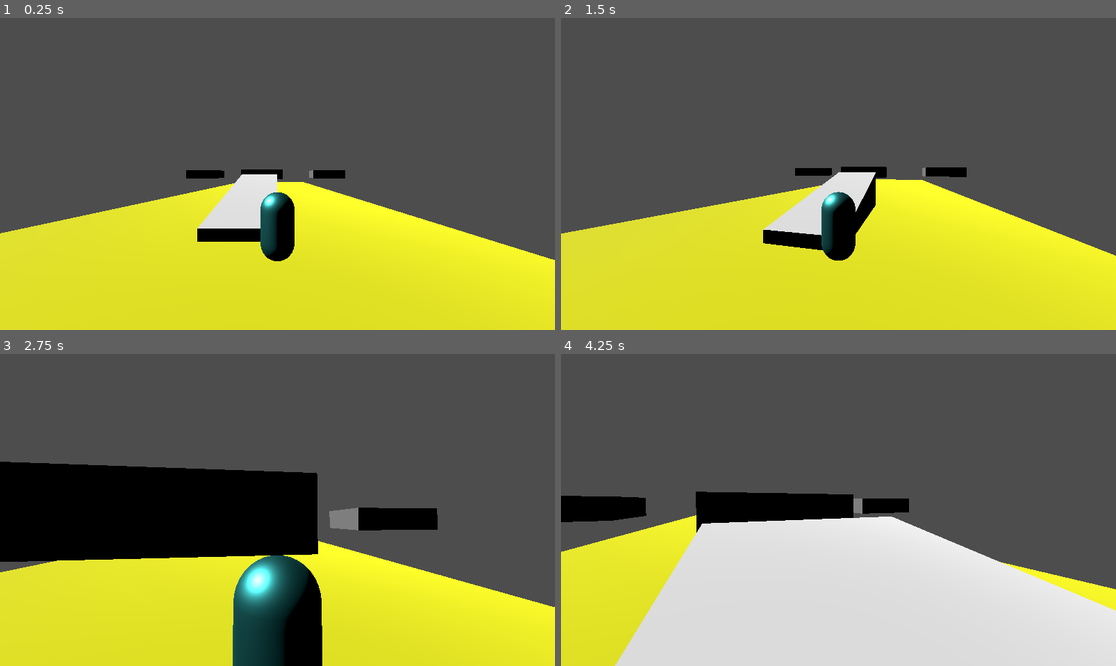
Above: before the commit, frames 1-4 (two rows, left to right).
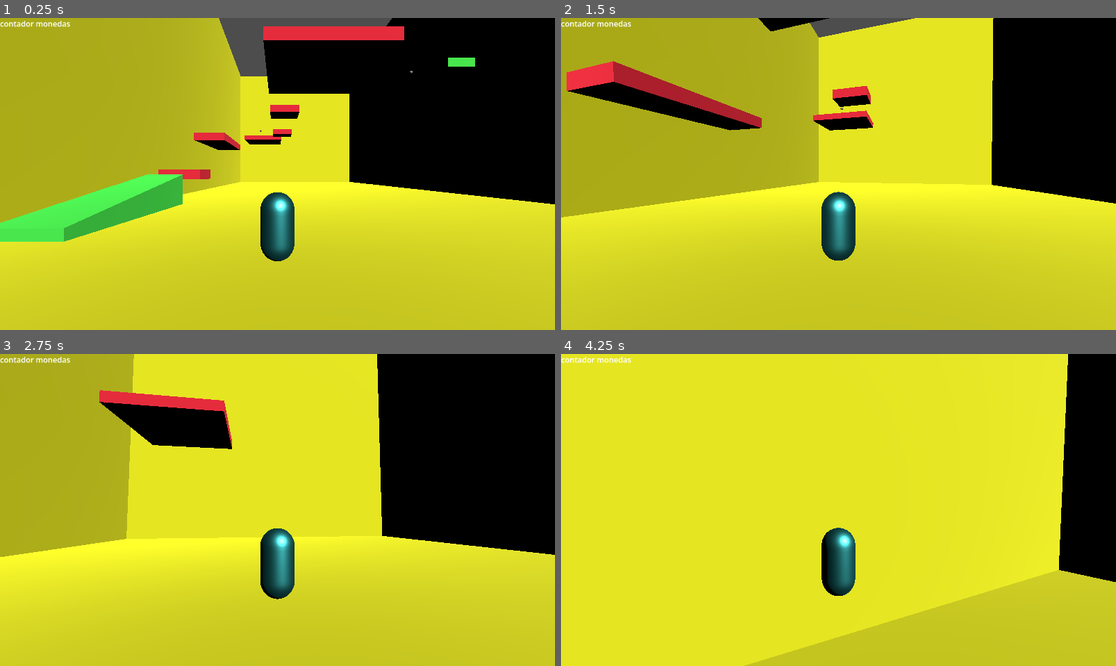
Above: after the commit, the same moments.

Repository: AdrielSRamz/ActividadMovimiento3D
Game: Godot game, scene res://Mundo/Mundo.tscn
Same seed, same stepped clock (60 frames per second), same inputs: the game is played once before the commit and once after it. The project has no main scene, so this scene is started directly.
Inputs (mouse positions are in pixels of both pictures, inside the frame that each line leads up to):
- Up to frame 1 (0.25 s): no input
- Up to frame 2 (1.5 s): tap Enter at 0.5 s; move the mouse to (866, 174) at 0.52 s; hold W (adelante) from 0.53 s (still down); tap Shift (dash) at 0.6, 1.35 s; tap Space (salto) at 0.77 s; move the mouse to (810, 174) at 1.27 s
- Up to frame 3 (2.75 s): keep holding W (adelante); tap Space (salto) at 1.52 s; move the mouse to (288, 503) at 2.02 s; tap Shift (dash) at 2.1 s
- Up to frame 4 (4.25 s): keep holding W (adelante); move the mouse to (832, 516) at 2.77 s; tap Shift (dash) at 2.85, 3.6 s; tap Space (salto) at 3.02, 3.77 s; move the mouse to (877, 513) at 3.52 s

The runs differ from the first frame. In frame 1, 76% of the frame differs, in the area x 0-100%, y 0-100%; in frame 2, 69%; in frame 3, 83%; in frame 4, 93%.

Commit message:
pick moneda, restart

Diff:
--- a/actividad-movimiento-3d/Moneda/moneda.gd
+++ b/actividad-movimiento-3d/Moneda/moneda.gd
@@ -3,5 +3,5 @@
 
 func _on_area_3d_body_entered(body: Node3D) -> void:
 	if body.is_in_group("player"):
-		body.get_parent().aumentar_moneda()
+		body.get_parent().aumentar_monedas()
 	queue_free()
--- a/actividad-movimiento-3d/Mundo/Mundo.tscn
+++ b/actividad-movimiento-3d/Mundo/Mundo.tscn
@@ -3,14 +3,18 @@
 [ext_resource type="PackedScene" uid="uid://cq2fo83yvfrp4" path="res://Player/Player.tscn" id="1_e6wru"]
 [ext_resource type="Script" uid="uid://bekpoag2p35ac" path="res://Mundo/mundo.gd" id="1_mh57a"]
 [ext_resource type="Texture2D" uid="uid://c4qqs4cetoibf" path="res://Mundo/plataformas.tres" id="2_lhn5i"]
+[ext_resource type="PackedScene" uid="uid://c2hjulabp0hax" path="res://UI/ui.tscn" id="4_nif1u"]
+[ext_resource type="PackedScene" uid="uid://bihplut21cssn" path="res://Moneda/moneda.tscn" id="5_loagb"]
 
 [sub_resource type="StandardMaterial3D" id="StandardMaterial3D_mh57a"]
 albedo_color = Color(1, 1, 0.09803922, 1)
 
 [sub_resource type="StandardMaterial3D" id="StandardMaterial3D_nif1u"]
+albedo_color = Color(0.29411766, 1, 0.3137255, 1)
 albedo_texture = ExtResource("2_lhn5i")
 
 [sub_resource type="StandardMaterial3D" id="StandardMaterial3D_loagb"]
+albedo_color = Color(1, 0.15686275, 0.23921569, 1)
 albedo_texture = ExtResource("2_lhn5i")
 uv1_triplanar = true
 uv1_world_triplanar = true
@@ -25,29 +29,89 @@
 transform = Transform3D(1, 0, 0, 0, 1, 0, 0, 0, 1.6, 0, 0, 0)
 use_collision = true
 
-[node name="CSGBox3D" type="CSGBox3D" parent="CSGCombiner3D" unique_id=68151663]
-transform = Transform3D(1, 0, 0, 0, 1, 0, 0, 0, 1, -1.8393555, 0, -13.818421)
-size = Vector3(20, 1, 47)
+[node name="piso" type="CSGBox3D" parent="CSGCombiner3D" unique_id=68151663]
+transform = Transform3D(1, 0, 0, 0, 1, 0, 0, 0, 1, 5.6606445, 0, -13.818421)
+size = Vector3(35, 1, 47)
 material = SubResource("StandardMaterial3D_mh57a")
 
-[node name="CSGPolygon3D" type="CSGPolygon3D" parent="CSGCombiner3D" unique_id=1955063826]
-transform = Transform3D(-4.371139e-08, 0, -1, 0, 1, 0, 1, 0, -4.371139e-08, -3, 0, -2)
+[node name="pared izq" type="CSGBox3D" parent="CSGCombiner3D" unique_id=443639142]
+transform = Transform3D(-4.371139e-08, -1, 0, 1, -4.371139e-08, 0, 0, 0, 1, -12.339355, 17, -13.818421)
+size = Vector3(35, 1, 47)
+material = SubResource("StandardMaterial3D_mh57a")
+
+[node name="pared der" type="CSGBox3D" parent="CSGCombiner3D" unique_id=1367038312]
+transform = Transform3D(-4.371139e-08, -1, 0, 1, -4.371139e-08, 0, 0, 0, 1, 23.660645, 17, -13.818421)
+size = Vector3(35, 1, 47)
+material = SubResource("StandardMaterial3D_mh57a")
+
+[node name="pared atras" type="CSGBox3D" parent="CSGCombiner3D" unique_id=1220039343]
+transform = Transform3D(1.9106855e-15, 4.371139e-08, -1, 1, -4.371139e-08, 0, -4.371139e-08, -1, -4.371139e-08, 5.6606445, 17, 9.931579)
+size = Vector3(35, 1, 37)
+material = SubResource("StandardMaterial3D_mh57a")
+
+[node name="pared del" type="CSGBox3D" parent="CSGCombiner3D" unique_id=454776089]
+transform = Transform3D(1.9106855e-15, 4.371139e-08, -1, 1, -4.371139e-08, 0, -4.371139e-08, -1, -4.371139e-08, 5.6606445, 17, -37.56842)
+size = Vector3(35, 1, 37)
+material = SubResource("StandardMaterial3D_mh57a")
+
+[node name="rampa1" type="CSGPolygon3D" parent="CSGCombiner3D" unique_id=1955063826]
+transform = Transform3D(-4.371139e-08, 0, -1, 0, 1, 0, 1, 0, -4.371139e-08, -11, 0, -2)
 polygon = PackedVector2Array(-5, 0, -5, 3, 1, 1, 1, 0)
 depth = 3.0
 material = SubResource("StandardMaterial3D_nif1u")
 
-[node name="CSGBox3D2" type="CSGBox3D" parent="CSGCombiner3D" unique_id=283293881]
-transform = Transform3D(1, 0, 0, 0, 1, 0, 0, 0, 1, -1.5, 3, -9.5)
+[node name="rampa 2" type="CSGPolygon3D" parent="CSGCombiner3D" unique_id=847871246]
+transform = Transform3D(1.3113416e-07, 0, 1, 0, 1, 0, -1, 0, 1.3113417e-07, 22, 15, -21.375)
+polygon = PackedVector2Array(-5, 0, -5, 3, 1, 1, 1, 0)
+depth = 3.0
+material = SubResource("StandardMaterial3D_nif1u")
+
+[node name="rampa 3" type="CSGPolygon3D" parent="CSGCombiner3D" unique_id=2117841651]
+transform = Transform3D(-2.1855693e-07, 0, -1, 0, 1, 0, 1, 0, -2.1855696e-07, 19, 15, -11.375)
+polygon = PackedVector2Array(-5, 0, -5, 3, 1, 1, 1, 0)
+depth = 3.0
+material = SubResource("StandardMaterial3D_nif1u")
+
+[node name="piso flot" type="CSGBox3D" parent="CSGCombiner3D" unique_id=283293881]
+transform = Transform3D(1, 0, 0, 0, 1, 0, 0, 0, 1, -9.5, 3, -9.5)
 size = Vector3(4, 1, 2)
 material = SubResource("StandardMaterial3D_loagb")
 
-[node name="CSGBox3D4" type="CSGBox3D" parent="CSGCombiner3D" unique_id=1194644423]
-transform = Transform3D(1, 0, 0, 0, 1, 0, 0, 0, 1, -9.5, 3, -13.25)
+[node name="piso flot 2" type="CSGBox3D" parent="CSGCombiner3D" unique_id=1806168874]
+transform = Transform3D(-4.371139e-08, 0, -1, 0, 1, 0, 1, 0, -4.371139e-08, -4, 13, -33.875)
+size = Vector3(6, 1, 10)
+material = SubResource("StandardMaterial3D_loagb")
+
+[node name="piso grande" type="CSGBox3D" parent="CSGCombiner3D" unique_id=1213024706]
+transform = Transform3D(-4.371139e-08, 0, -1, 0, 1, 0, 1, 0, -4.371139e-08, 4, 13, -8.25)
+size = Vector3(6, 1, 10)
+material = SubResource("StandardMaterial3D_loagb")
+
+[node name="piso largo" type="CSGBox3D" parent="CSGCombiner3D" unique_id=1061844007]
+transform = Transform3D(1, 0, 0, 0, 1, 0, 0, 0, 1, -9, 8, -16.5)
+size = Vector3(4, 1, 7)
+material = SubResource("StandardMaterial3D_loagb")
+
+[node name="piso flot 3" type="CSGBox3D" parent="CSGCombiner3D" unique_id=1554125538]
+transform = Transform3D(1, 0, 0, 0, 1, 0, 0, 0, 1, 1, 12, -24)
 size = Vector3(4, 1, 2)
+material = SubResource("StandardMaterial3D_loagb")
 
-[node name="CSGBox3D3" type="CSGBox3D" parent="CSGCombiner3D" unique_id=1557245161]
-transform = Transform3D(1, 0, 0, 0, 1, 0, 0, 0, 1, 6.5, 3, -13.25)
+[node name="piso flot 5" type="CSGBox3D" parent="CSGCombiner3D" unique_id=1901095434]
+transform = Transform3D(1, 0, 0, 0, 1, 0, 0, 0, 1, 1, 12, -14.625001)
 size = Vector3(4, 1, 2)
+material = SubResource("StandardMaterial3D_loagb")
 
 [node name="DirectionalLight3D" type="DirectionalLight3D" parent="." unique_id=1695518837]
-transform = Transform3D(0.70710677, 2.1073424e-08, -0.70710677, 0.70710677, -2.1073424e-08, 0.70710677, 0, -1, -2.9802322e-08, -11, 12, 0)
+transform = Transform3D(-0.35355344, -0.8660254, 0.35355335, 0.84150636, -0.12940958, 0.5245191, -0.40849364, 0.48296297, 0.7745191, 2, 31, 0)
+
+[node name="UI" parent="." unique_id=1478653623 instance=ExtResource("4_nif1u")]
+
+[node name="Moneda" parent="." unique_id=1658418111 instance=ExtResource("5_loagb")]
+transform = Transform3D(0.505, 0, 0, 0, 0.505, 0, 0, 0, 0.505, 4, 18, -13)
+
+[node name="Moneda2" parent="." unique_id=1969929988 instance=ExtResource("5_loagb")]
+transform = Transform3D(0.505, 0, 0, 0, 0.505, 0, 0, 0, 0.505, -5, 16, -55)
+
+[node name="Moneda3" parent="." unique_id=575154333 instance=ExtResource("5_loagb")]
+transform = Transform3D(0.505, 0, 0, 0, 0.505, 0, 0, 0, 0.505, 21, 19, -26)
--- a/actividad-movimiento-3d/Mundo/mundo.gd
+++ b/actividad-movimiento-3d/Mundo/mundo.gd
@@ -4,4 +4,4 @@
 
 func _process(delta: float) -> void:
 	if Input.is_action_just_pressed("salir"):
-		get_tree().quit()
+		get_tree().reload_current_scene()
--- a/actividad-movimiento-3d/Player/Player.tscn
+++ b/actividad-movimiento-3d/Player/Player.tscn
@@ -27,7 +27,7 @@
 [node name="Player" type="Node3D" unique_id=157615795]
 script = ExtResource("1_3qydi")
 
-[node name="CharacterBody3D" type="CharacterBody3D" parent="." unique_id=832661345]
+[node name="CharacterBody3D" type="CharacterBody3D" parent="." unique_id=832661345 groups=["player"]]
 
 [node name="SpringArm3D" type="SpringArm3D" parent="CharacterBody3D" unique_id=1811064476]
 transform = Transform3D(1, 0, 0, 0, 1, 0, 0, 0, 1, 0, 1.534332, 0)
--- a/actividad-movimiento-3d/Player/player.gd
+++ b/actividad-movimiento-3d/Player/player.gd
@@ -1,11 +1,14 @@
 extends Node3D
 
 @onready var player = $CharacterBody3D
+@onready var camara = $CharacterBody3D/SpringArm3D/Camera3D
 
 @export var speed = 14
 @export var aceleracion_caida = 75
 @export var impulso_salto = 20
 @export var dash_velocidad = 50
+
+signal monedapick(cantidad)
 
 var target_velocity = Vector3.ZERO
 var doblesalto = true
@@ -14,20 +17,29 @@
 var final_direction = Vector3.ZERO
 var monedas = 0
 
+func _ready() -> void:
+	monedas = 0
+
+func _process(delta: float) -> void:
+	if monedas == 3:
+		get_tree().reload_current_scene()
 
 func _physics_process(delta: float) -> void:
 	var direction = Vector3.ZERO
+	var adelante = camara.global_transform.basis.z
+	var derecha = camara.global_transform.basis.x
 
 	if Input.is_action_pressed("adelante"):
-		direction.z -= 1
+		direction -= adelante
 	if Input.is_action_pressed("atras"):
-		direction.z += 1
+		direction += adelante
 	if Input.is_action_pressed("derecha"):
-		direction.x += 1
+		direction += derecha
 	if Input.is_action_pressed("izquierda"):
-		direction.x -= 1
+		direction -= derecha
 
 	if direction != Vector3.ZERO:
+		direction.y = 0
 		direction = direction.normalized()
 		final_direction = direction
 		$CharacterBody3D/pivot.basis = Basis.looking_at(direction)
@@ -76,3 +88,4 @@
 
 func aumentar_monedas():
 	monedas += 1
+	monedapick.emit(monedas)
--- a/actividad-movimiento-3d/UI/ui.gd
+++ b/actividad-movimiento-3d/UI/ui.gd
@@ -1,3 +1,10 @@
 extends Node
 
-@onready var player = $"."
+@onready var player = $"../Player"
+@onready var label = $CanvasLayer/Label
+
+func _ready() -> void:
+	player.monedapick.connect(actualizar_contador)
+
+func actualizar_contador(cantidad):
+	label.text = "MONEDAS: " + str(cantidad)
